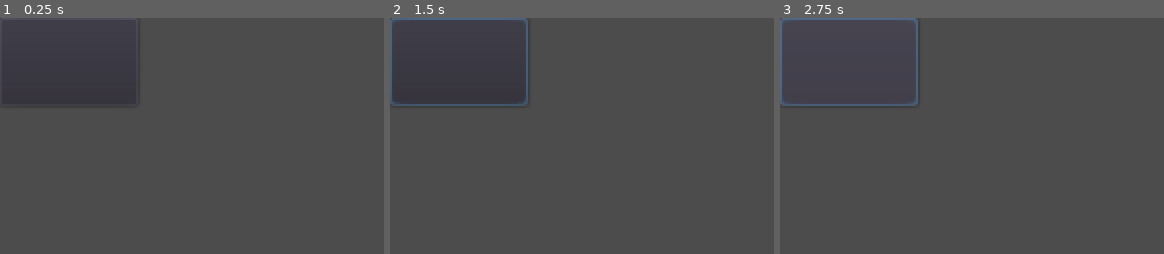
Above: before the commit, frames 1-3 (left to right).
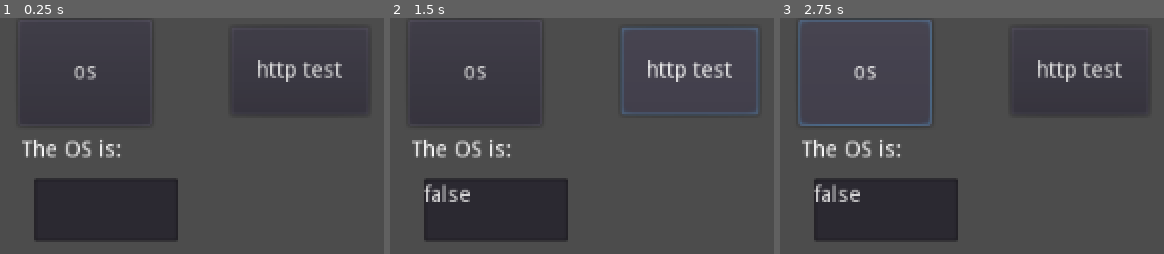
Above: after the commit, the same moments.

Repository: uknable/multiplayeraround
Game: Godot game, scene res://game_world.tscn
The game is run twice, just before and just after one commit, with the same random seed, the same clock (stepped at 60 frames per second) and the same inputs. This scene is started directly instead of the project's main scene.
Inputs (mouse positions are in pixels of both pictures, inside the frame that each line leads up to):
- Up to frame 1 (0.25 s): no input
- Up to frame 2 (1.5 s): click (459, 62) at 0.52 s; click (689, 69) at 1.25 s, where only the run after the commit has a clickable "http test"
- Up to frame 3 (2.75 s): click (864, 72) at 2 s, where only the run after the commit has a clickable "os"

The runs differ from the first frame. In frame 1, 13% of the frame differs, in the area x 2-94%, y 0-95%; in frame 2, 14%, in the area x 0-96%, y 0-95%; in frame 3, 14%.

Commit message:
update game_world

Diff:
--- a/game_world.gd
+++ b/game_world.gd
@@ -1,9 +1,14 @@
 extends Node2D
-
-
-func _on_Button_pressed():
-	$HTTPRequest.request("https://sleepy-sands-19230.herokuapp.com/hello/bill")
 
 func _on_HTTPRequest_request_completed(result, response_code, headers, body):
 	var json = JSON.parse(body.get_string_from_utf8())
 	print(json.result)
+
+func _on_httpButton_pressed():
+	$HTTPRequest.request("https://sleepy-sands-19230.herokuapp.com/hello/bill")
+
+func _on_osButton_pressed():
+	if (OS.has_touchscreen_ui_hint()):
+		$TextEdit.text = "true"
+	else:
+		$TextEdit.text = "false"
--- a/game_world.tscn
+++ b/game_world.tscn
@@ -9,11 +9,36 @@
 [node name="Node2D" type="Node2D"]
 script = ExtResource( 1 )
 
-[node name="Button" type="Button" parent="."]
-margin_right = 88.0
-margin_bottom = 56.0
+[node name="httpButton" type="Button" parent="."]
+margin_left = 148.0
+margin_top = 6.0
+margin_right = 236.0
+margin_bottom = 62.0
+text = "http test"
 script = SubResource( 1 )
 
 [node name="HTTPRequest" type="HTTPRequest" parent="."]
-[connection signal="pressed" from="Button" to="." method="_on_Button_pressed"]
+
+[node name="osButton" type="Button" parent="."]
+margin_left = 12.0
+margin_top = 1.0
+margin_right = 97.0
+margin_bottom = 69.0
+text = "os"
+
+[node name="Label" type="Label" parent="."]
+margin_left = 14.0
+margin_top = 78.0
+margin_right = 78.0
+margin_bottom = 92.0
+text = "The OS is:"
+
+[node name="TextEdit" type="TextEdit" parent="."]
+margin_left = 22.0
+margin_top = 103.0
+margin_right = 114.0
+margin_bottom = 143.0
+[connection signal="pressed" from="httpButton" to="." method="_on_httpButton_pressed"]
+[connection signal="pressed" from="httpButton" to="." method="_on_Button_pressed"]
 [connection signal="request_completed" from="HTTPRequest" to="." method="_on_HTTPRequest_request_completed"]
+[connection signal="pressed" from="osButton" to="." method="_on_osButton_pressed"]
